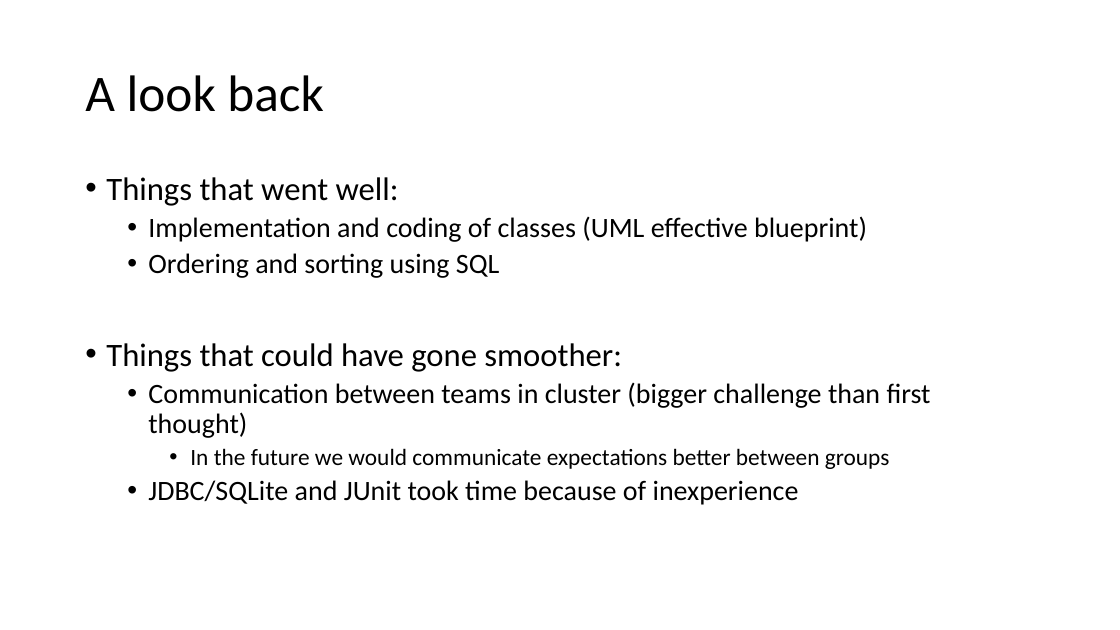
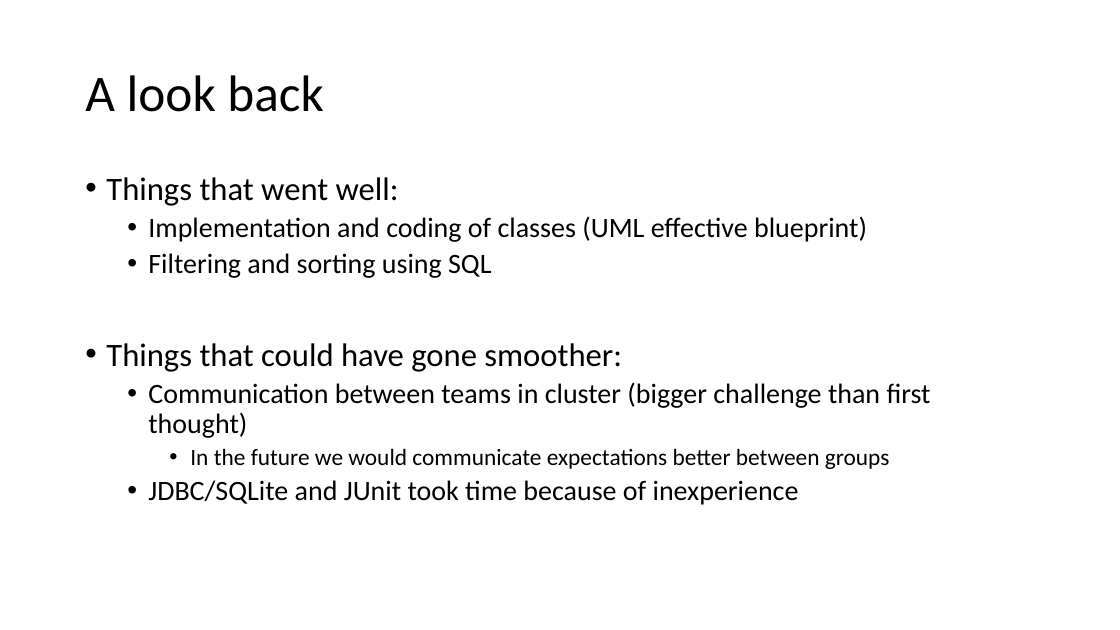
Before and after one commit to atli164/Team8H-project, a slide deck: slide 2 of 8Hkynning.pptx. Drawn at 1120x630 pixels with LibreOffice and Linux fonts; fonts in the diff are those of the drawing. Boxes give left, top, right and bottom in pixels: in the first picture for what was removed or moved away, otherwise in the second. Text is boxed around its words. In the diff, an @@ line names an element or a change of style, - is before the commit and + after.

Commit message:
ppt og pdf af kynningu

```diff
--- a/8Hkynning.pptx
+++ b/8Hkynning.pptx
@@ text at [148, 253, 491, 278]: text changed @@
-  • Ordering and sorting using SQL
+  • Filtering and sorting using SQL
```
Also in this commit, not shown: 1 other file.
